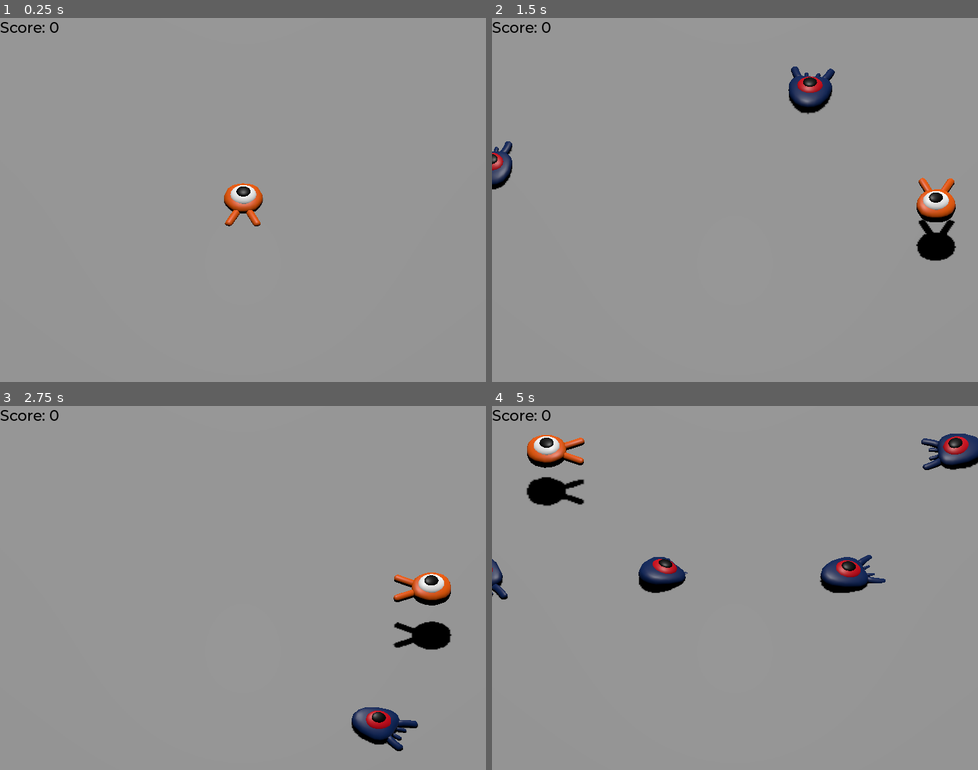
Above: before the commit, frames 1-4 (two rows, left to right).
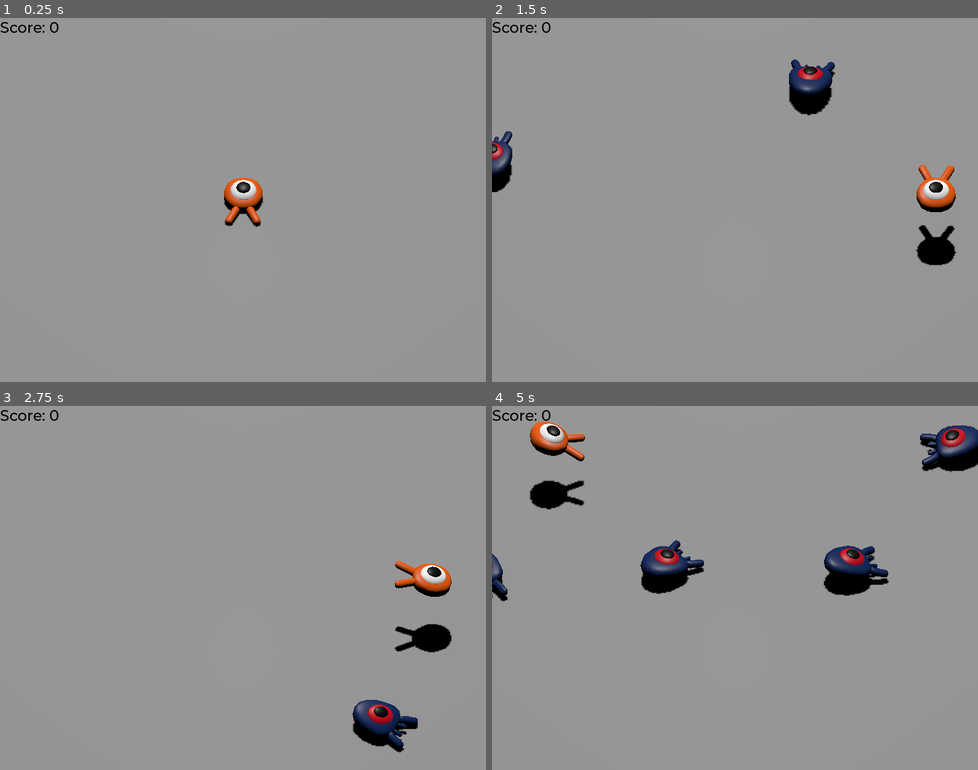
Above: after the commit, the same moments.

Repository: ivan22822/Broodilka3D
Game: Godot game, scene res://main.tscn
Two runs of this game, one before a commit and one after it. Both use one fixed random seed, a clock stepped at 60 frames per second and the inputs below.
Inputs:
- Up to frame 1 (0.25 s): no input
- Up to frame 2 (1.5 s): tap Enter (ui_accept) at 0.5 s; hold D (move_right) 0.53-1.28 s; hold Space (jump) 0.53-1.28 s; hold S (move_back) from 1.28 s (still down); tap Space (jump) at 1.35 s
- Up to frame 3 (2.75 s): tap Space (jump) at 1.52, 1.82 s; release S (move_back) at 2.03 s; hold D (move_right) from 2.03 s (still down); hold Space (jump) from 2.03 s (still down)
- Up to frame 4 (5 s): release D (move_right) at 2.78 s; release Space (jump) at 2.78 s; hold W (move_forward) 2.78-3.53 s; tap Space (jump) at 2.85, 3.02, 3.32, 4.35, 4.52, 4.82 s; hold Space (jump) 3.53-4.28 s; hold A (move_left) from 3.53 s (still down)

The runs differ from the first frame. In frame 1, 0.7% of the frame differs, in the area x 46-55%, y 43-58%; in frame 2, 2.7%; in frame 3, 2.3%; in frame 4, 4.9%, in the area x 0-100%, y 4-54%.

Commit message:
FinalCut
Done

Diff:
--- a/mob.gd
+++ b/mob.gd
@@ -15,6 +15,8 @@
 	velocity = Vector3.FORWARD * random_speed
 	velocity = velocity.rotated(Vector3.UP, rotation.y)
 
+	$AnimationPlayer.speed_scale = random_speed / min_speed
+
 
 
 func _on_visible_on_screen_enabler_3d_screen_exited() -> void:
--- a/mob.tscn
+++ b/mob.tscn
@@ -6,14 +6,50 @@
 [sub_resource type="BoxShape3D" id="BoxShape3D_cukq8"]
 size = Vector3(1.5, 0.8, 2)
 
+[sub_resource type="Animation" id="Animation_nokgg"]
+resource_name = "float"
+length = 1.2
+loop_mode = 1
+tracks/0/type = "value"
+tracks/0/imported = false
+tracks/0/enabled = true
+tracks/0/path = NodePath("Pivot/Character:position")
+tracks/0/interp = 1
+tracks/0/loop_wrap = true
+tracks/0/keys = {
+"times": PackedFloat32Array(0.3, 0.7, 1.2),
+"transitions": PackedFloat32Array(0.4061261, 2.143547, 1),
+"update": 0,
+"values": [Vector3(0, 0, 0), Vector3(0, 0.65, 0), Vector3(0, 0.35, 0)]
+}
+tracks/1/type = "value"
+tracks/1/imported = false
+tracks/1/enabled = true
+tracks/1/path = NodePath("Pivot/Character:rotation")
+tracks/1/interp = 1
+tracks/1/loop_wrap = true
+tracks/1/keys = {
+"times": PackedFloat32Array(0.1, 0.49999997, 1.2),
+"transitions": PackedFloat32Array(0.4061261, 2.143547, 1),
+"update": 0,
+"values": [Vector3(0, 0, 0), Vector3(0.13962634, 0, 0), Vector3(-0.15707964, 0, 0)]
+}
+
+[sub_resource type="AnimationLibrary" id="AnimationLibrary_ubaqv"]
+_data = {
+&"float": SubResource("Animation_nokgg")
+}
+
 [node name="Mob" type="CharacterBody3D" unique_id=1104366416 groups=["mob"]]
 collision_layer = 2
 collision_mask = 0
 script = ExtResource("1_nokgg")
 
 [node name="Pivot" type="Node3D" parent="." unique_id=1801566955]
+transform = Transform3D(1, 0, 0, 0, 1, 0, 0, 0, 1, 0, 0.2, 0)
 
 [node name="Character" parent="Pivot" unique_id=1162486681 instance=ExtResource("2_ubaqv")]
+transform = Transform3D(1, 0, 0, 0, 0.99125403, -0.13196772, 0, 0.13196772, 0.99125403, 0, 0.27340975, 0)
 
 [node name="CollisionShape3D" type="CollisionShape3D" parent="." unique_id=118619213]
 transform = Transform3D(1, 0, 0, 0, 1, 0, 0, 0, 1, 0, 0.2, -0.1)
@@ -22,4 +58,8 @@
 [node name="VisibleOnScreenEnabler3D" type="VisibleOnScreenEnabler3D" parent="." unique_id=2056639673]
 aabb = AABB(-1.5, -0.4, -1.5, 3, 1.5, 3.5)
 
+[node name="AnimationPlayer" type="AnimationPlayer" parent="." unique_id=1476264447]
+libraries/ = SubResource("AnimationLibrary_ubaqv")
+autoplay = &"float"
+
 [connection signal="screen_exited" from="VisibleOnScreenEnabler3D" to="." method="_on_visible_on_screen_enabler_3d_screen_exited"]
--- a/player.gd
+++ b/player.gd
@@ -24,6 +24,9 @@
 	if direction != Vector3.ZERO:
 		direction = direction.normalized()
 		$Pivot.basis = Basis.looking_at(direction)
+		$AnimationPlayer.speed_scale = 4
+	else:
+		$AnimationPlayer.speed_scale = 1
 
 	target_velocity.x = direction.x * speed
 	target_velocity.z = direction.z * speed
@@ -60,6 +63,8 @@
 				# Prevent further duplicate calls.
 				break
 
+	$Pivot.rotation.x = PI / 6 * velocity.y / jump_impulse
+
 func die():
 	hit.emit()
 	queue_free()
--- a/player.tscn
+++ b/player.tscn
@@ -10,11 +10,74 @@
 height = 0.2
 radius = 1.2
 
+[sub_resource type="Animation" id="Animation_onrkg"]
+length = 0.001
+tracks/0/type = "value"
+tracks/0/imported = false
+tracks/0/enabled = true
+tracks/0/path = NodePath("Pivot/Character:position")
+tracks/0/interp = 1
+tracks/0/loop_wrap = true
+tracks/0/keys = {
+"times": PackedFloat32Array(0),
+"transitions": PackedFloat32Array(1),
+"update": 0,
+"values": [Vector3(0, 0, 0)]
+}
+tracks/1/type = "value"
+tracks/1/imported = false
+tracks/1/enabled = true
+tracks/1/path = NodePath("Pivot/Character:rotation")
+tracks/1/interp = 1
+tracks/1/loop_wrap = true
+tracks/1/keys = {
+"times": PackedFloat32Array(0),
+"transitions": PackedFloat32Array(1),
+"update": 0,
+"values": [Vector3(0, 0, 0)]
+}
+
+[sub_resource type="Animation" id="Animation_i3pqv"]
+resource_name = "float"
+length = 1.2
+loop_mode = 1
+tracks/0/type = "value"
+tracks/0/imported = false
+tracks/0/enabled = true
+tracks/0/path = NodePath("Pivot/Character:position")
+tracks/0/interp = 1
+tracks/0/loop_wrap = true
+tracks/0/keys = {
+"times": PackedFloat32Array(0.3, 0.7, 1.2),
+"transitions": PackedFloat32Array(0.4061261, 2.143547, 1),
+"update": 0,
+"values": [Vector3(0, 0, 0), Vector3(0, 0.65, 0), Vector3(0, 0.35, 0)]
+}
+tracks/1/type = "value"
+tracks/1/imported = false
+tracks/1/enabled = true
+tracks/1/path = NodePath("Pivot/Character:rotation")
+tracks/1/interp = 1
+tracks/1/loop_wrap = true
+tracks/1/keys = {
+"times": PackedFloat32Array(0.1, 0.49999997, 1.2),
+"transitions": PackedFloat32Array(0.4061261, 2.143547, 1),
+"update": 0,
+"values": [Vector3(0, 0, 0), Vector3(0.13962634, 0, 0), Vector3(-0.15707964, 0, 0)]
+}
+
+[sub_resource type="AnimationLibrary" id="AnimationLibrary_hqtel"]
+_data = {
+&"RESET": SubResource("Animation_onrkg"),
+&"float": SubResource("Animation_i3pqv")
+}
+
 [node name="Player" type="CharacterBody3D" unique_id=37099463]
 collision_mask = 6
 script = ExtResource("1_onrkg")
 
 [node name="Pivot" type="Node3D" parent="." unique_id=1495894898]
+transform = Transform3D(1, 0, 0, 0, 1, 0, 0, 0, 1, 0, 0.3, 0)
 
 [node name="Character" parent="Pivot" unique_id=1373563439 instance=ExtResource("1_4flbx")]
 
@@ -31,4 +94,8 @@
 transform = Transform3D(1, 0, 0, 0, 1, 0, 0, 0, 1, 0, 0.6, 0)
 shape = SubResource("CylinderShape3D_6351f")
 
+[node name="AnimationPlayer" type="AnimationPlayer" parent="." unique_id=45616794]
+libraries/ = SubResource("AnimationLibrary_hqtel")
+autoplay = &"float"
+
 [connection signal="body_entered" from="MobDetector" to="." method="_on_mob_detector_body_entered"]
Not shown, added: export_presets.cfg
Not shown, added: Broodilka3D.exe
